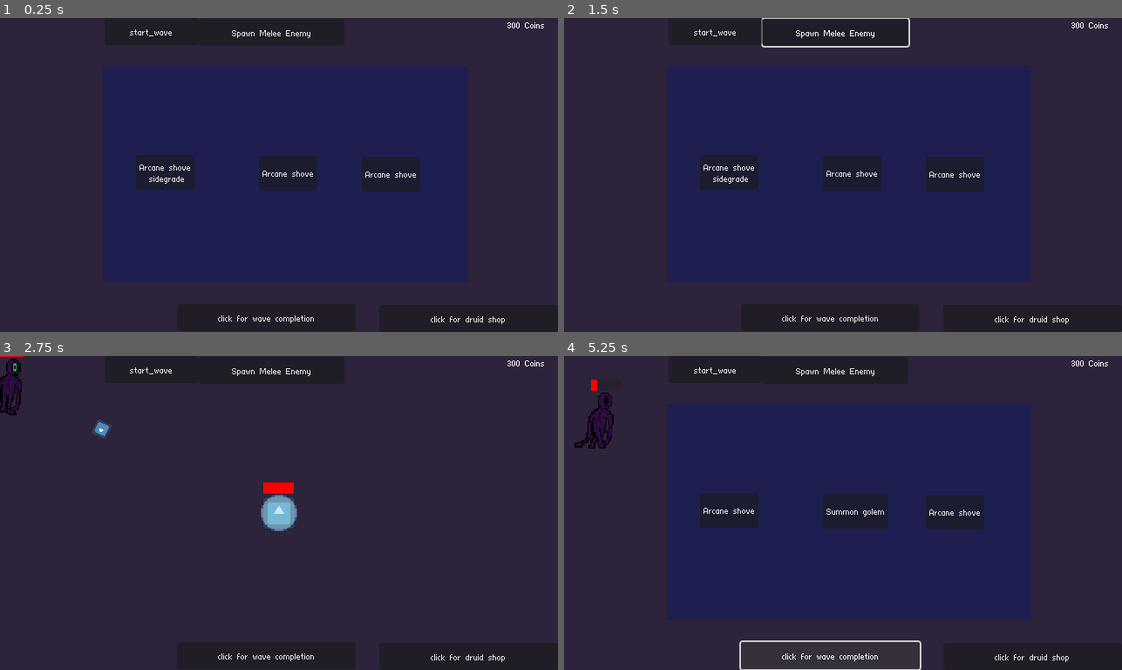
Above: before the commit, frames 1-4 (two rows, left to right).
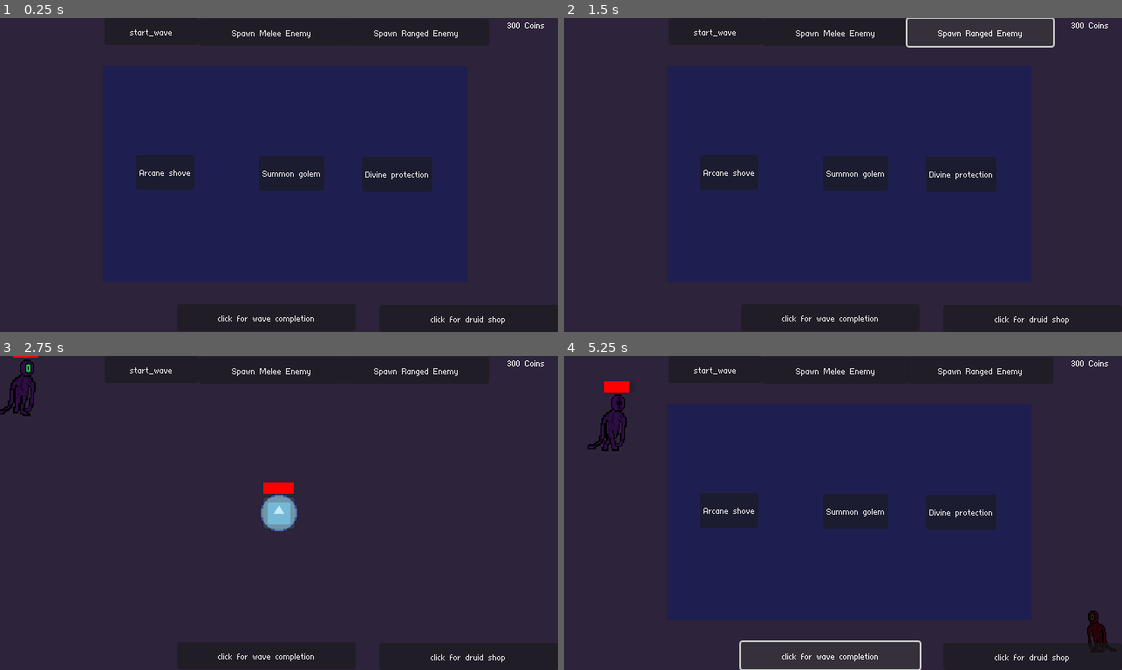
Above: after the commit, the same moments.

Repository: TobiasTV49/Informatica-Eindopdracht
Game: Godot game, scene res://Functionality/Scenes/main.tscn
Two runs of this game, one before a commit and one after it. Both use one fixed random seed, a clock stepped at 60 frames per second and the inputs below. The engine's default icon, where the game draws it, is replaced by a stand-in: a white triangle on a blue panel in a dark square.
Inputs (mouse positions are in pixels of both pictures, inside the frame that each line leads up to):
- Up to frame 1 (0.25 s): no input
- Up to frame 2 (1.5 s): click "Spawn Melee Enemy" at 0.5 s; click (982, 33) at 1.25 s, where only the run after the commit has a clickable "Spawn Ranged Enemy"
- Up to frame 3 (2.75 s): click "Arcane shove" (after the commit: "Summon golem") at 2 s
- Up to frame 4 (5.25 s): click "start_wave" at 2.75 s; click "start_wave" at 3.5 s; hold Right (right) 4.28-5 s; click "click for wave completion" at 5 s

The runs differ from the first frame. In frame 1, 0.7% of the frame differs, in the area x 25-83%, y 3-56%; in frame 2, 1.3%; in frame 3, 0.8%; in frame 4, 1.4%, in the area x 1-98%, y 3-92%.

Commit message:
arcane shove + summon golem(WIP)

Diff:
--- a/Functionality/Scenes/arcane_shove.tscn
+++ b/Functionality/Scenes/arcane_shove.tscn
@@ -5,22 +5,6 @@
 
 [sub_resource type="CircleShape2D" id="CircleShape2D_j2lq2"]
 radius = 15.0333
-
-[sub_resource type="Animation" id="Animation_nv5k1"]
-resource_name = "grow"
-length = 0.5
-tracks/0/type = "value"
-tracks/0/imported = false
-tracks/0/enabled = true
-tracks/0/path = NodePath(".:scale")
-tracks/0/interp = 1
-tracks/0/loop_wrap = true
-tracks/0/keys = {
-"times": PackedFloat32Array(0, 0.25, 0.5),
-"transitions": PackedFloat32Array(1, 1, 1),
-"update": 0,
-"values": [Vector2(0.5, 0.5), Vector2(1, 1), Vector2(2, 2)]
-}
 
 [sub_resource type="Animation" id="Animation_vrag8"]
 length = 0.001
@@ -37,6 +21,22 @@
 "values": [Vector2(0.5, 0.5)]
 }
 
+[sub_resource type="Animation" id="Animation_nv5k1"]
+resource_name = "grow"
+length = 0.5
+tracks/0/type = "value"
+tracks/0/imported = false
+tracks/0/enabled = true
+tracks/0/path = NodePath(".:scale")
+tracks/0/interp = 1
+tracks/0/loop_wrap = true
+tracks/0/keys = {
+"times": PackedFloat32Array(0, 0.25, 0.5),
+"transitions": PackedFloat32Array(1, 1, 1),
+"update": 0,
+"values": [Vector2(0.5, 0.5), Vector2(1, 1), Vector2(2.5, 2.5)]
+}
+
 [sub_resource type="AnimationLibrary" id="AnimationLibrary_cxrc6"]
 _data = {
 "RESET": SubResource("Animation_vrag8"),
@@ -50,7 +50,7 @@
 [node name="CollisionShape2D" type="CollisionShape2D" parent="."]
 shape = SubResource("CircleShape2D_j2lq2")
 
-[node name="Sprite2D" type="Sprite2D" parent="."]
+[node name="TEMPsprite" type="Sprite2D" parent="."]
 modulate = Color(1, 1, 1, 0.568627)
 texture = ExtResource("1_piqaq")
 
--- /dev/null
+++ b/Functionality/Scenes/magical_golem.tscn
@@ -0,0 +1,106 @@
+[gd_scene load_steps=15 format=3 uid="uid://cshvwy3ug67db"]
+
+[ext_resource type="Script" path="res://Functionality/Scripts/magical_golem.gd" id="1_ipdm2"]
+[ext_resource type="Texture2D" uid="uid://cbs3mvlkaowvo" path="res://Assets/pixilart-sprite.png" id="2_g0bbc"]
+
+[sub_resource type="CapsuleShape2D" id="CapsuleShape2D_av3ti"]
+radius = 8.0
+
+[sub_resource type="AtlasTexture" id="AtlasTexture_m0cc2"]
+atlas = ExtResource("2_g0bbc")
+region = Rect2(0, 0, 64, 64)
+
+[sub_resource type="AtlasTexture" id="AtlasTexture_m3o3u"]
+atlas = ExtResource("2_g0bbc")
+region = Rect2(64, 0, 64, 64)
+
+[sub_resource type="AtlasTexture" id="AtlasTexture_mssrj"]
+atlas = ExtResource("2_g0bbc")
+region = Rect2(128, 0, 64, 64)
+
+[sub_resource type="AtlasTexture" id="AtlasTexture_6lh4f"]
+atlas = ExtResource("2_g0bbc")
+region = Rect2(192, 0, 64, 64)
+
+[sub_resource type="AtlasTexture" id="AtlasTexture_c33oo"]
+atlas = ExtResource("2_g0bbc")
+region = Rect2(256, 0, 64, 64)
+
+[sub_resource type="AtlasTexture" id="AtlasTexture_ljobj"]
+atlas = ExtResource("2_g0bbc")
+region = Rect2(320, 0, 64, 64)
+
+[sub_resource type="AtlasTexture" id="AtlasTexture_an0if"]
+atlas = ExtResource("2_g0bbc")
+region = Rect2(384, 0, 64, 64)
+
+[sub_resource type="AtlasTexture" id="AtlasTexture_p1gkx"]
+atlas = ExtResource("2_g0bbc")
+region = Rect2(448, 0, 64, 64)
+
+[sub_resource type="AtlasTexture" id="AtlasTexture_cvsh6"]
+atlas = ExtResource("2_g0bbc")
+region = Rect2(512, 0, 64, 64)
+
+[sub_resource type="SpriteFrames" id="SpriteFrames_grqkx"]
+animations = [{
+"frames": [{
+"duration": 1.0,
+"texture": SubResource("AtlasTexture_m0cc2")
+}, {
+"duration": 1.0,
+"texture": SubResource("AtlasTexture_m3o3u")
+}, {
+"duration": 1.0,
+"texture": SubResource("AtlasTexture_mssrj")
+}, {
+"duration": 1.0,
+"texture": SubResource("AtlasTexture_6lh4f")
+}, {
+"duration": 1.0,
+"texture": SubResource("AtlasTexture_c33oo")
+}, {
+"duration": 1.0,
+"texture": SubResource("AtlasTexture_ljobj")
+}, {
+"duration": 1.0,
+"texture": SubResource("AtlasTexture_an0if")
+}, {
+"duration": 1.0,
+"texture": SubResource("AtlasTexture_p1gkx")
+}, {
+"duration": 1.0,
+"texture": SubResource("AtlasTexture_cvsh6")
+}],
+"loop": true,
+"name": &"walking",
+"speed": 5.0
+}]
+
+[sub_resource type="CircleShape2D" id="CircleShape2D_uerxe"]
+radius = 22.8473
+
+[node name="magical_golem" type="CharacterBody2D"]
+script = ExtResource("1_ipdm2")
+
+[node name="Collision" type="CollisionShape2D" parent="."]
+shape = SubResource("CapsuleShape2D_av3ti")
+disabled = true
+
+[node name="golem_sprite" type="AnimatedSprite2D" parent="."]
+modulate = Color(1, 0.229536, 0.174185, 1)
+position = Vector2(3, 0)
+scale = Vector2(0.75, 0.75)
+sprite_frames = SubResource("SpriteFrames_grqkx")
+animation = &"walking"
+
+[node name="AttackRange" type="Area2D" parent="."]
+
+[node name="RangeShape" type="CollisionShape2D" parent="AttackRange"]
+shape = SubResource("CircleShape2D_uerxe")
+
+[node name="Attacktimer" type="Timer" parent="."]
+
+[connection signal="body_entered" from="AttackRange" to="." method="_on_attack_range_body_entered"]
+[connection signal="body_exited" from="AttackRange" to="." method="_on_attack_range_body_exited"]
+[connection signal="timeout" from="Attacktimer" to="." method="_on_attacktimer_timeout"]
--- a/Functionality/Scenes/main.tscn
+++ b/Functionality/Scenes/main.tscn
@@ -38,6 +38,14 @@
 offset_bottom = 32.0
 theme_override_font_sizes/font_size = 16
 text = "Spawn Melee Enemy"
+
+[node name="Button2" type="Button" parent="CanvasLayer"]
+offset_left = 394.0
+offset_top = 1.0
+offset_right = 561.0
+offset_bottom = 32.0
+theme_override_font_sizes/font_size = 16
+text = "Spawn Ranged Enemy"
 
 [node name="SpellMenu" parent="CanvasLayer" instance=ExtResource("5_ipgrs")]
 visible = false
@@ -135,6 +143,7 @@
 [node name="enemy_bullets" type="Node2D" parent="."]
 
 [connection signal="pressed" from="CanvasLayer/Button" to="." method="_on_button_pressed"]
+[connection signal="pressed" from="CanvasLayer/Button2" to="." method="_on_button_2_pressed"]
 [connection signal="pressed" from="CanvasLayer/Temporary button" to="." method="_on_temporary_button_pressed"]
 [connection signal="pressed" from="CanvasLayer/Temporary button2" to="." method="_on_temporary_button_2_pressed"]
 [connection signal="pressed" from="CanvasLayer/WaveStarter" to="." method="_on_wave_starter_pressed"]
--- a/Functionality/Scenes/ranged_enemy.tscn
+++ b/Functionality/Scenes/ranged_enemy.tscn
@@ -15,6 +15,8 @@
 
 func _ready() -> void:
 	$ProgressBar.max_value = health
+	Global.knockback.connect(knocked_back)
+	Global.damage_enemy.connect(damaged)
 
 func _physics_process(delta: float) -> void:
 	$ProgressBar.value = health
@@ -50,16 +52,27 @@
 	enemy_bullets.add_child(bullet)
 	Global.enemy_shoot.emit(\"player\", self.position, bullet.name)
 
-
+func knocked_back(knockback, length, body):
+	if body == self:
+		var temp_s = SPEED
+		var temp_a = attacking
+		SPEED = knockback
+		attacking = false
+		print(SPEED)
+		await get_tree().create_timer(length).timeout
+		SPEED = temp_s
+		attacking = temp_a
 
 func _on_hit_box_body_entered(body: Node2D) -> void:
 	if body.get_meta(\"bullet_type\") == \"player bullet\":
 		body.queue_free()
-		health -= 10
+		damaged(10, self)
+
+func damaged(damage, target):
+	if target == self:
+		health -= damage
 		if health < 1:
 			self.queue_free()
-			Global.enemy_killed.emit(self)
-
 
 func _on_tree_exited() -> void:
 	Global.enemy_killed.emit()
--- a/Functionality/Scripts/Global.gd
+++ b/Functionality/Scripts/Global.gd
@@ -10,12 +10,25 @@
 var PlayerSpells = []
 var PlayerItems = []
 var PlayerCoins = 300
+var coinsPerEnemy = 10
 var DruidMenu = false
 signal shoot
 signal enemy_shoot
 signal enemy_killed()
+signal knockback(speed, duration, body)
+signal damage_enemy(damage, enemy)
 
 func get_index_from_name(name, dictionary):
 	for i in range(dictionary.size()):
 		if dictionary[i]["Name"] == name:
 			return i
+
+func get_nearest_enemy(source):
+	var enemy_array = get_tree().get_nodes_in_group("enemies")
+	if enemy_array.size() > 0:
+		if Global.nearest_enemy == null:
+			Global.nearest_enemy = enemy_array[0]
+		for i in enemy_array:
+			var temp_distance = source.distance_to(i.position)
+			if temp_distance < source.distance_to(Global.nearest_enemy.position):
+				Global.nearest_enemy = i
--- a/Functionality/Scripts/arcane_shove.gd
+++ b/Functionality/Scripts/arcane_shove.gd
@@ -1,25 +1,7 @@
 extends Area2D
-var player
 var knockback = -200
-var kback_body = null
-var temp_s
-var temp_a
+var duration = 0.5
 
 func _on_body_entered(body: Node2D) -> void:
 	if body.is_in_group("enemies"):
-		temp_s = body.SPEED
-		temp_a = body.attacking
-		body.SPEED = knockback
-		print("pushing: " + str(body.SPEED))
-		body.attacking = false
-		kback_body = body
-		$knockBackDuration.start()
-		body.SPEED = temp_s
-		print("regular: " + str(body.SPEED))
-		body.attacking = temp_a
-
-
-func _on_knock_back_duration_timeout() -> void: #await not working so trying with precreated timer
-	if kback_body != null:
-		kback_body.SPEED = temp_s
-		kback_body.attacking = temp_a
+		Global.knockback.emit(knockback, duration, body)
--- a/Functionality/Scripts/bullet.gd
+++ b/Functionality/Scripts/bullet.gd
@@ -14,7 +14,7 @@
 func _process(delta: float) -> void:
 	enemy_array = get_tree().get_nodes_in_group("enemies")
 	if enemy_array.size() > 0:
-		get_nearest_enemy()
+		Global.get_nearest_enemy(self.position)
 		if shot == true:
 			var move_vector = Vector2(1, 0).rotated(rotation)
 			velocity = move_vector * SPEED
@@ -23,21 +23,11 @@
 		queue_free()
 	move_and_slide()
 
-func get_nearest_enemy():
-	enemy_array = get_tree().get_nodes_in_group("enemies")
-	if enemy_array.size() > 0:
-		if Global.nearest_enemy == null:
-			Global.nearest_enemy = enemy_array[0]
-		for i in enemy_array:
-			var temp_distance = position.distance_to(i.position)
-			if temp_distance < position.distance_to(Global.nearest_enemy.position):
-				Global.nearest_enemy.scale = Vector2(1, 1)
-				Global.nearest_enemy = i
 
 func shot_fired(bullet_target, source):
 	position = source
 	Global.shoot.disconnect(shot_fired)
-	get_nearest_enemy()
+	Global.get_nearest_enemy(self.position)
 	if bullet_target == "enemy" and Global.nearest_enemy != null:
 		self.set_meta("bullet_type", "player bullet")
 		look_at(Global.nearest_enemy.position)
--- /dev/null
+++ b/Functionality/Scripts/magical_golem.gd
@@ -0,0 +1,50 @@
+extends CharacterBody2D
+
+
+var SPEED = 20
+var attacking = false
+var nearest_enemy
+var target
+var damage = 15
+
+
+func _physics_process(delta: float) -> void:
+	if Global.player_death == false:
+		get_nearest_enemy()
+		if nearest_enemy != null:
+			var direction = nearest_enemy.position.x - position.x
+			if direction > 0:
+				$golem_sprite.flip_h = false
+			else:
+				$golem_sprite.flip_h = true
+
+			if attacking == false:
+				velocity = (nearest_enemy.position - position).normalized() * SPEED
+
+	move_and_slide()
+
+func get_nearest_enemy():
+	var enemy_array = get_tree().get_nodes_in_group("enemies")
+	if enemy_array.size() > 0:
+		if nearest_enemy == null:
+			nearest_enemy = enemy_array[0]
+		for i in enemy_array:
+			var temp_distance = position.distance_to(i.position)
+			if temp_distance < position.distance_to(nearest_enemy.position):
+				nearest_enemy = i
+
+
+func _on_attack_range_body_entered(body: Node2D) -> void:
+	if body.is_in_group("enemies"):
+		attacking = true
+		target = body
+		$Attacktimer.start()
+
+func _on_attack_range_body_exited(body: Node2D) -> void:
+	if body == target:
+		attacking = false
+		$Attacktimer.stop()
+
+func _on_attacktimer_timeout() -> void:
+	print("golem_attack")
+	Global.damage_enemy.emit(damage, target)
--- a/Functionality/Scripts/main.gd
+++ b/Functionality/Scripts/main.gd
@@ -24,6 +24,7 @@
 		spell_menu.show()
 	else:
 		spell_menu.hide()
+
 	if Global.DruidMenu == true:
 		$CanvasLayer/DruidMenu.show()
 	else:
@@ -60,12 +61,13 @@
 
 func _on_button_pressed() -> void:
 	var melee_enemy = MELEE_ENEMY.instantiate()
-	var ranged_enemy = RANGED_ENEMY.instantiate()
 	$Enemies.add_child(melee_enemy)
 
 func enemy_killed():
+	Global.PlayerCoins += Global.coinsPerEnemy
 	if get_node("Enemies").get_child_count() < 1:
 		Global.WaveCompleted = true
+		Global.current_wave += 1
 
 func _on_temporary_button_pressed():
 	Global.WaveCompleted = true
@@ -75,4 +77,10 @@
 
 
 func _on_wave_starter_pressed() -> void:
+	print(Global.current_wave)
 	start_wave(Global.current_wave)
+
+
+func _on_button_2_pressed() -> void:
+	var ranged_enemy = RANGED_ENEMY.instantiate()
+	$Enemies.add_child(ranged_enemy)
--- a/Functionality/Scripts/melee_enemy.gd
+++ b/Functionality/Scripts/melee_enemy.gd
@@ -8,6 +8,8 @@
 
 func _ready() -> void:
 	attacking = false
+	Global.knockback.connect(knocked_back)
+	Global.damage_enemy.connect(damaged)
 
 func _physics_process(delta: float) -> void:
 	$ProgressBar.value = health
@@ -18,7 +20,8 @@
 		else:
 			$enemy_sprite.flip_h = true
 
-		velocity = (player.position - position).normalized() * SPEED
+		if attacking == false:
+			velocity = (player.position - position).normalized() * SPEED
 
 	move_and_slide()
 
@@ -26,7 +29,6 @@
 func _on_attack_range_body_entered(body: Node2D) -> void:
 	if body.name == "Player":
 		attacking = true
-		#velocity = Vector2(0, 0)
 		$Attacktimer.start()
 
 func _on_attack_range_body_exited(body: Node2D) -> void:
@@ -43,10 +45,23 @@
 func _on_hit_box_body_entered(body: Node2D) -> void:
 	if body.get_meta("bullet_type") == "player bullet":
 		body.queue_free()
-		health -= 10
+		damaged(10, self)
+
+func knocked_back(knockback, length, body):
+	if body == self:
+		var temp_s = SPEED
+		var temp_a = attacking
+		SPEED = knockback
+		attacking = false
+		await get_tree().create_timer(length).timeout
+		SPEED = temp_s
+		attacking = temp_a
+
+func damaged(damage, target):
+	if target == self:
+		health -= damage
 		if health < 1:
 			self.queue_free()
 
-
 func _on_tree_exited() -> void:
 	Global.enemy_killed.emit()
--- a/Functionality/Scripts/player.gd
+++ b/Functionality/Scripts/player.gd
@@ -3,12 +3,15 @@
 @export var speed = 50
 var bullet_load = preload("res://Functionality/Scenes/bullet.tscn")
 var arcane_shove_load = preload("res://Functionality/Scenes/arcane_shove.tscn")
+var magical_golem_load = preload("res://Functionality/Scenes/magical_golem.tscn")
 var spell_list: Array
 var shove_active = false
+var golem_active = false
 
 func _ready():
 	$AttackTimer.start()
 	Global.PlayerSpells.append([2, 0, 0]) #adding the arcane shove spell for testing
+	Global.PlayerSpells.append([4, 0, 0])
 
 func get_input(): #Pulls input directions and sets the velocity using them.
 	var input_direction = Input.get_vector("left", "right", "up", "down")
@@ -27,6 +30,9 @@
 
 	if spell_list.has("Arcane shove"):
 		arcane_shove(0.5, 2) #calls arcane shove. 1st value = effect lenght, 2nd value = effect cooldown
+
+	if spell_list.has("Summon golem"):
+		summon_golem()
 
 	move_and_slide() #Special function for characterbody2D that makes it schmove.
 
@@ -60,3 +66,11 @@
 		arcane_shove.queue_free()
 		await get_tree().create_timer(cooldown).timeout
 		shove_active = false
+
+func summon_golem():
+	if golem_active == false:
+		golem_active = true
+		var golem = magical_golem_load.instantiate()
+		add_child(golem)
+		golem.position = position
+		golem.position.y -= 16
